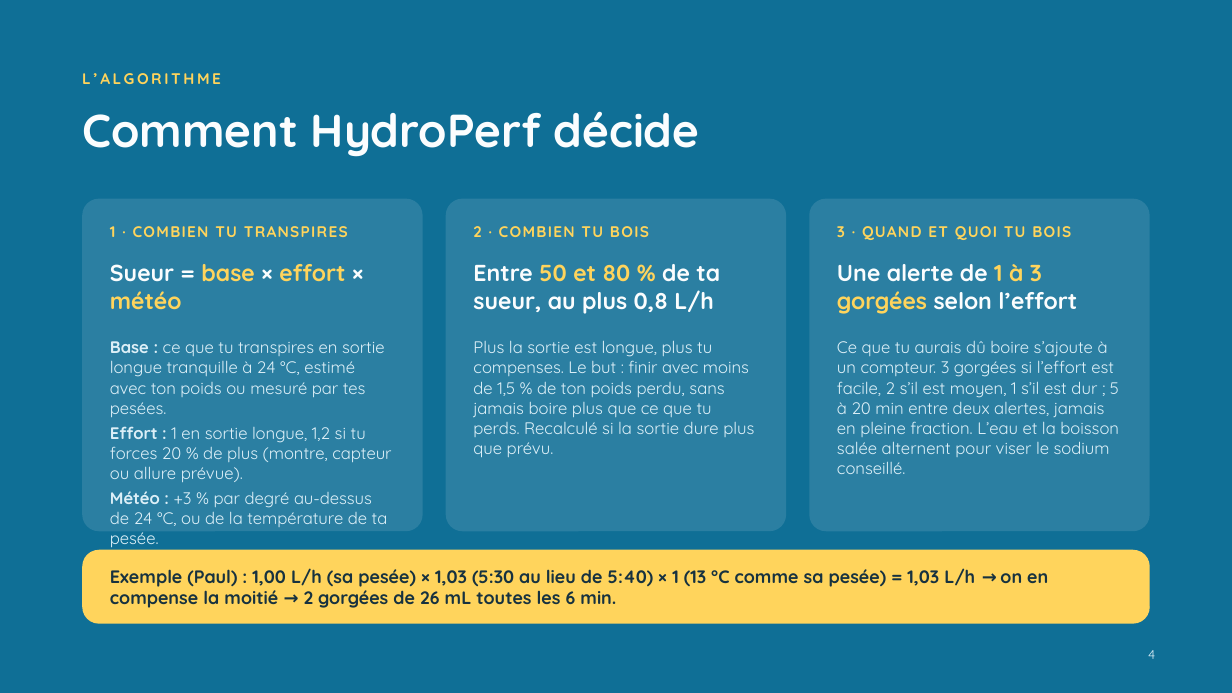
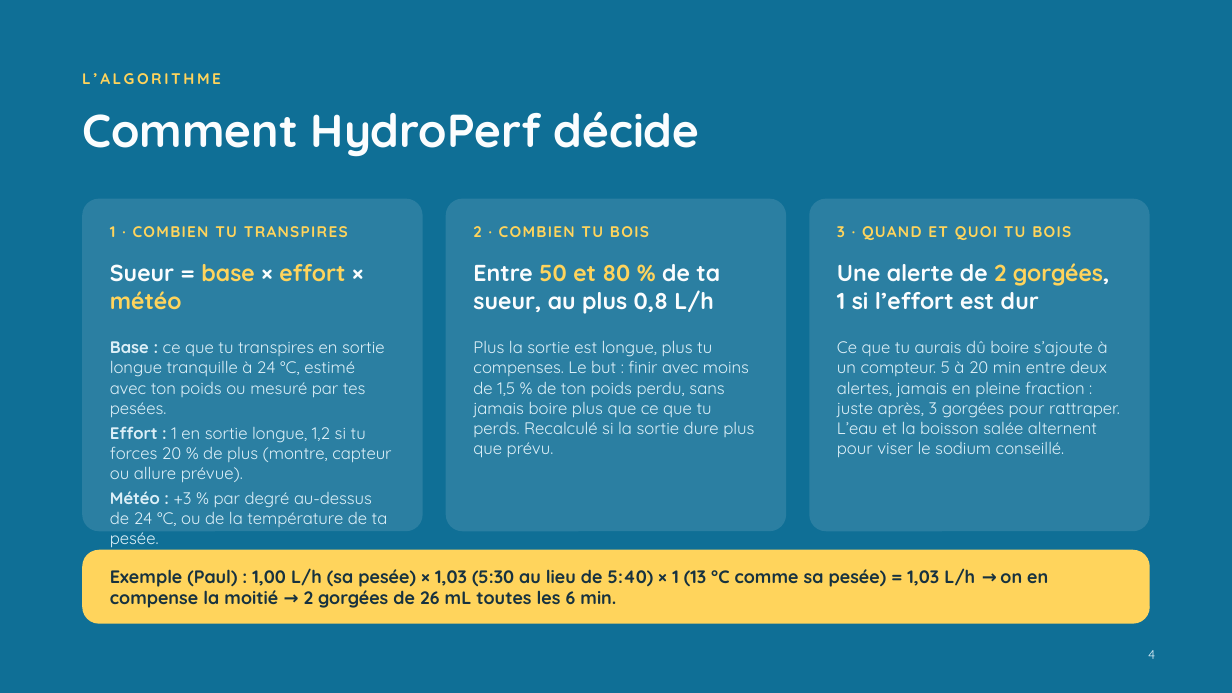
Before and after one commit to martinbaumg/hydroperf, a slide deck: slide 4 of docs/hydroperf_demo_finale.pptx. Drawn at 1232x693 pixels with LibreOffice and Linux fonts; fonts in the diff are those of the drawing. Boxes give left, top, right and bottom in pixels: in the first picture for what was removed or moved away, otherwise in the second. Text is boxed around its words. In the diff, an @@ line names an element or a change of style, - is before the commit and + after.

Commit message:
2 gorgees par alerte (1 en plein effort), 3 seulement pour rattraper apres une fraction

```diff
--- a/docs/hydroperf_demo_finale.pptx
+++ b/docs/hydroperf_demo_finale.pptx
@@ text at (837, 263, 1109, 310): text changed @@
-Une alerte de 1 à 3 gorgées selon l’effort
+Une alerte de 2 gorgées, 1 si l’effort est dur
@@ text at (837, 341, 1120, 457): text changed @@
-Ce que tu aurais dû boire s’ajoute à un compteur. 3 gorgées si l’effort est facile, 2 s’il est moyen, 1 s’il est dur ; 5 à 20 min entre deux alertes, jamais en pleine fraction. L’eau et la boisson salée alternent pour viser le sodium conseillé.
+Ce que tu aurais dû boire s’ajoute à un compteur. 5 à 20 min entre deux alertes, jamais en pleine fraction : juste après, 3 gorgées pour rattraper. L’eau et la boisson salée alternent pour viser le sodium conseillé.
```
Also in this commit, not shown: 2 other slides changed, 3 other files.
